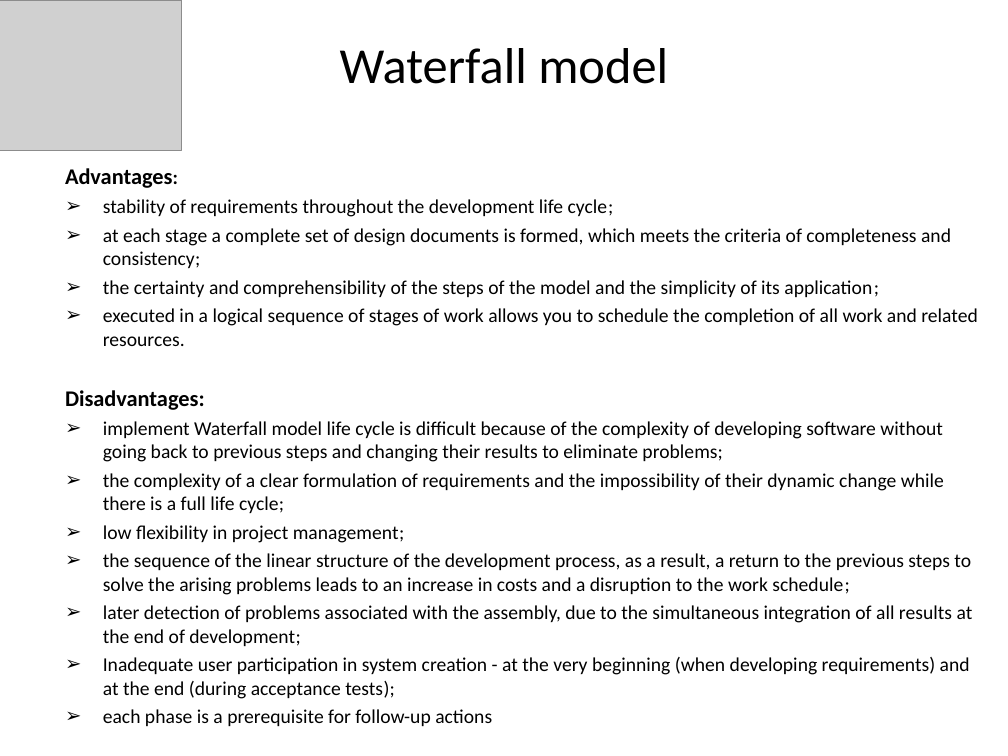
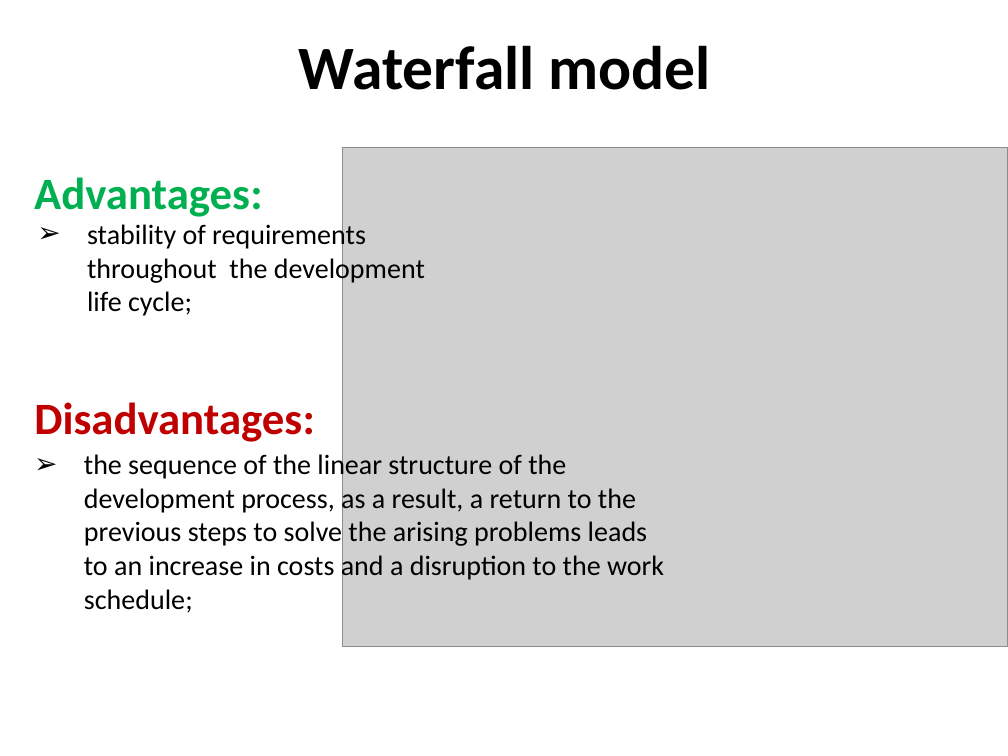
Before and after one commit to Voice77777/QA, a slide deck: slide 2 of 1_lesson/Methodologies_Vladimir_Fedotov.ppt. Drawn at 1008x756 pixels with LibreOffice and Linux fonts; fonts in the diff are those of the drawing; grey boxes stand for pictures. Boxes give left, top, right and bottom in pixels: in the first picture for what was removed or moved away, otherwise in the second. Text is boxed around its words. In the diff, an @@ line names an element or a change of style, - is before the commit and + after.

```diff
--- a/1_lesson/Methodologies_Vladimir_Fedotov.ppt
+++ b/1_lesson/Methodologies_Vladimir_Fedotov.ppt
@@ title "Waterfall model": place and size @@
-title "Waterfall model" at bbox=[340, 48, 668, 84]
+title "Waterfall model" at bbox=[299, 45, 711, 90]
@@ title "Waterfall model" at bbox=[299, 45, 711, 90]: size 36 to 44 pt, bold on @@
@@ picture: place and size @@
-picture at bbox=[0, 0, 181, 150]
+picture at bbox=[343, 148, 1008, 647]
@@ text added at bbox=[34, 177, 262, 217], 32 pt, text #00B050, bold @@
+Advantages:
@@ text removed at bbox=[65, 168, 978, 726] @@
-Advantages:
-➢ stability of requirements throughout the development life cycle;
-➢ at each stage a complete set of design documents is formed, which meets the criteria of completeness and consistency;
-➢ the certainty and comprehensibility of the steps of the model and the simplicity of its application;
-➢ executed in a logical sequence of stages of work allows you to schedule the completion of all work and related resources.
-Disadvantages:
-➢ implement Waterfall model life cycle is difficult because of the complexity of developing software without going back to previous steps and changing their results to eliminate problems;
-➢ the complexity of a clear formulation of requirements and the impossibility of their dynamic change while there is a full life cycle;
-➢ low flexibility in project management;
-➢ the sequence of the linear structure of the development process, as a result, a return to the previous steps to solve the arising problems leads to an increase in costs and a disruption to the work schedule;
-➢ later detection of problems associated with the assembly, due to the simultaneous integration of all results at the end of development;
-➢ Inadequate user participation in system creation - at the very beginning (when developing requirements) and at the end (during acceptance tests);
-➢ each phase is a prerequisite for follow-up actions
@@ text added at bbox=[87, 221, 425, 316], 20 pt, text #000000 @@
+➢ stability of requirements throughout the development life cycle;
@@ text added at bbox=[34, 402, 315, 442], 32 pt, text #C00000, bold @@
+Disadvantages:
@@ text added at bbox=[84, 451, 664, 613], 20 pt, text #000000 @@
+➢ the sequence of the linear structure of the development process, as a result, a return to the previous steps to solve the arising problems leads to an increase in costs and a disruption to the work schedule;
```
Also in this commit, not shown: 3 other slides changed, 7 slides added, 3 slides removed, 1 other file.
